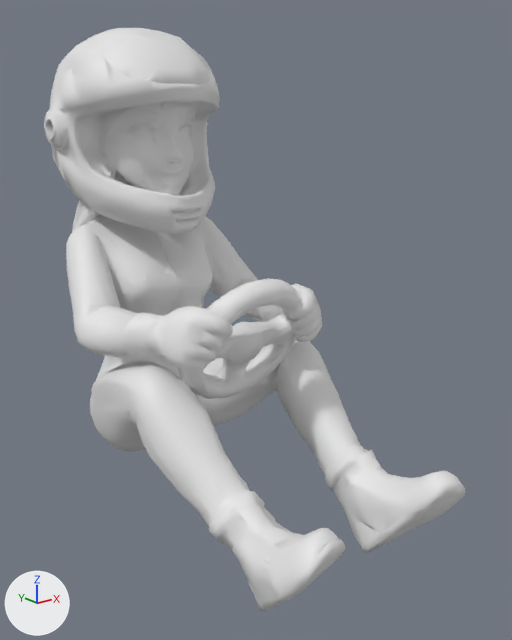
Renders of the glTF model public/assets/drv_f_lo.glb from each side of a commit.
Both versions are drawn from a camera (50 mm lens) standing at (-0.485, -0.703, 0.611) and looking at (0.031, -0.059, 0.353). Every picture has the same lights, and +X, +Y and +Z are marked at lower left. The picture after the commit comes second. Vertices at exactly the same position are counted once.

Names of what the first picture shows: 'f_lo'.
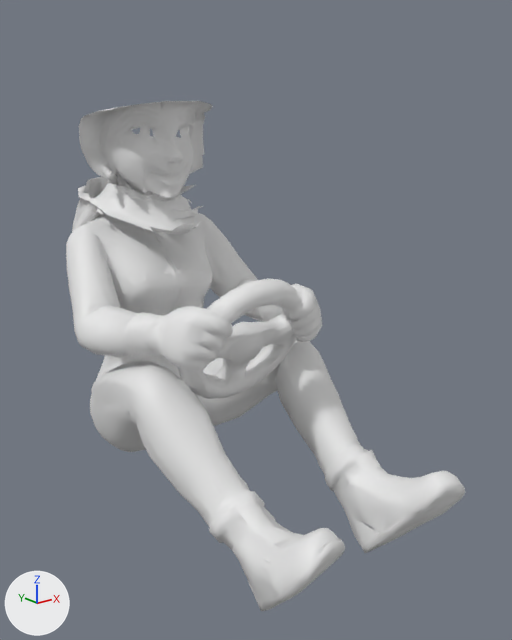
Changed parts and their boxes (x1, y1, x2, y2) in the pictures (512 x 640 px):
'f_lo', reshaped (12% shorter)
    before: (44, 28, 465, 611)
    after: (66, 101, 465, 611)
part 1 of me_meshes_0__003, cut back
    before: (44, 28, 220, 231)

Edits to the bpy script that builds the scene:
```text
Change me_meshes_0__003:
    used by ob_f_lo; location = (0.0, 0.0, 0.0)
    remove me_meshes_0__003.from_pydata(...)  # 5881 vertices, 12000 faces; spans x -0.146..0.146, y -0.319..0.285, z 0.095..0.695
    add me_meshes_0__003.from_pydata(...)  # 4781 vertices, 9587 faces; spans x -0.146..0.146, y -0.319..0.285, z 0.095..0.608
    me_meshes_0__003 part 1: 1 vertex moved within x 0.063, y 0.071, z 0.602; 1100 vertices removed from x -0.114..0.114, y 0.029..0.277, z 0.457..0.695
```
